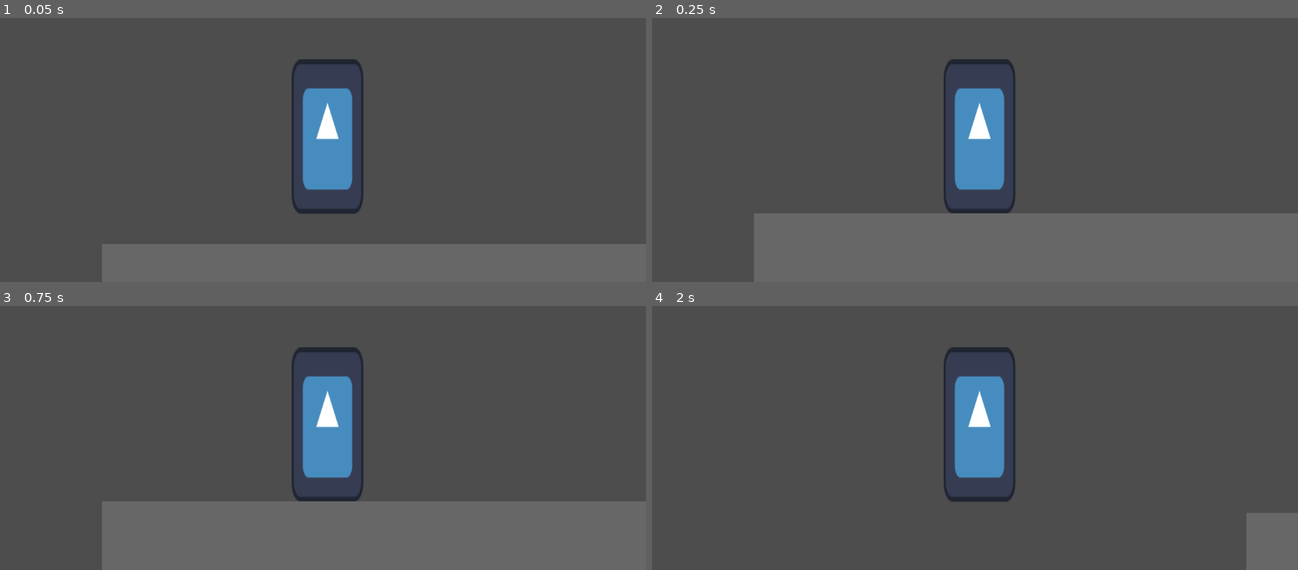
Above: before the commit, frames 1-4 (two rows, left to right).
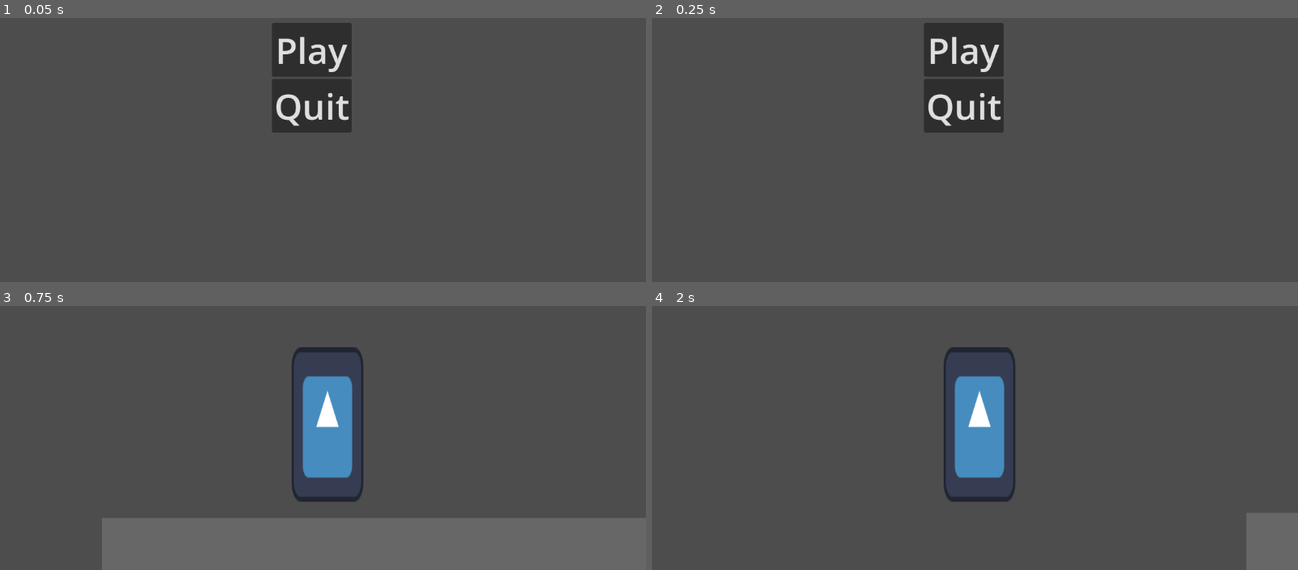
Above: after the commit, the same moments.

Repository: prejammers/godot-platformer
Game: Godot game, scene res://scene/menu.tscn
Two runs of this game, one before a commit and one after it. Both use one fixed random seed, a clock stepped at 60 frames per second and the inputs below. Before the commit the project starts from res://scene/world.tscn. The engine's default icon, where the game draws it, is replaced by a stand-in: a white triangle on a blue panel in a dark square.
Inputs (mouse positions are in pixels of both pictures, inside the frame that each line leads up to):
- Up to frame 1 (0.05 s): no input
- Up to frame 2 (0.25 s): no input
- Up to frame 3 (0.75 s): click (310, 337) at 0.5 s, where only the run after the commit has a clickable "Play"
- Up to frame 4 (2 s): tap Enter at 1.25 s; hold D (move_right) from 1.28 s (still down); tap Space (jump) at 1.52 s

The runs differ from the first frame. In frame 1, 19% of the frame differs, in the area x 15-100%, y 1-100%; in frame 2, 29%; in frame 3, 5.1%; in frame 4, nothing differs.

Commit message:
Basic Menu

Diff:
--- a/project.godot
+++ b/project.godot
@@ -11,7 +11,7 @@
 [application]
 
 config/name="Godot-platformer"
-run/main_scene="res://scene/world.tscn"
+run/main_scene="res://scene/menu.tscn"
 config/features=PackedStringArray("4.2", "Forward Plus")
 config/icon="res://icon.svg"
 
--- /dev/null
+++ b/scene/menu.tscn
@@ -0,0 +1,37 @@
+[gd_scene load_steps=2 format=3 uid="uid://qqh8h3oibc4j"]
+
+[ext_resource type="Script" path="res://scripts/Menu.gd" id="1_675ie"]
+
+[node name="Menu" type="Control"]
+layout_mode = 3
+anchors_preset = 15
+anchor_right = 1.0
+anchor_bottom = 1.0
+grow_horizontal = 2
+grow_vertical = 2
+script = ExtResource("1_675ie")
+
+[node name="MarginContainer" type="MarginContainer" parent="."]
+layout_mode = 0
+offset_left = 485.0
+offset_top = 185.0
+offset_right = 627.0
+offset_bottom = 381.0
+size_flags_horizontal = 4
+size_flags_vertical = 4
+
+[node name="VBoxContainer" type="VBoxContainer" parent="MarginContainer"]
+layout_mode = 2
+
+[node name="Play" type="Button" parent="MarginContainer/VBoxContainer"]
+layout_mode = 2
+theme_override_font_sizes/font_size = 64
+text = "Play"
+
+[node name="Quit" type="Button" parent="MarginContainer/VBoxContainer"]
+layout_mode = 2
+theme_override_font_sizes/font_size = 64
+text = "Quit"
+
+[connection signal="pressed" from="MarginContainer/VBoxContainer/Play" to="." method="_on_play_pressed"]
+[connection signal="pressed" from="MarginContainer/VBoxContainer/Quit" to="." method="_on_quit_pressed"]
--- a/scene/world.tscn
+++ b/scene/world.tscn
@@ -1,6 +1,7 @@
-[gd_scene load_steps=4 format=3 uid="uid://bxnwli5lenjfn"]
+[gd_scene load_steps=5 format=3 uid="uid://bxnwli5lenjfn"]
 
 [ext_resource type="PackedScene" uid="uid://i7acxieay1og" path="res://scene/player.tscn" id="1_aew1j"]
+[ext_resource type="Script" path="res://scripts/world.gd" id="1_gkxe2"]
 
 [sub_resource type="QuadMesh" id="QuadMesh_3bwms"]
 size = Vector2(1000, 150)
@@ -9,6 +10,7 @@
 size = Vector2(1000, 150)
 
 [node name="World" type="Node2D"]
+script = ExtResource("1_gkxe2")
 
 [node name="Player" parent="." instance=ExtResource("1_aew1j")]
 position = Vector2(478, 442)
--- /dev/null
+++ b/scripts/Menu.gd
@@ -0,0 +1,9 @@
+extends Control
+
+
+
+func _on_play_pressed():
+	get_tree().change_scene_to_file("res://scene/world.tscn")
+
+func _on_quit_pressed():
+	get_tree().quit()
--- /dev/null
+++ b/scripts/world.gd
@@ -0,0 +1,16 @@
+extends Node2D
+
+func game_over():
+	pass
+
+func new_game():
+	pass
+
+# Called when the node enters the scene tree for the first time.
+func _ready():
+	new_game() # Replace with function body.
+
+
+# Called every frame. 'delta' is the elapsed time since the previous frame.
+func _process(delta):
+	pass
